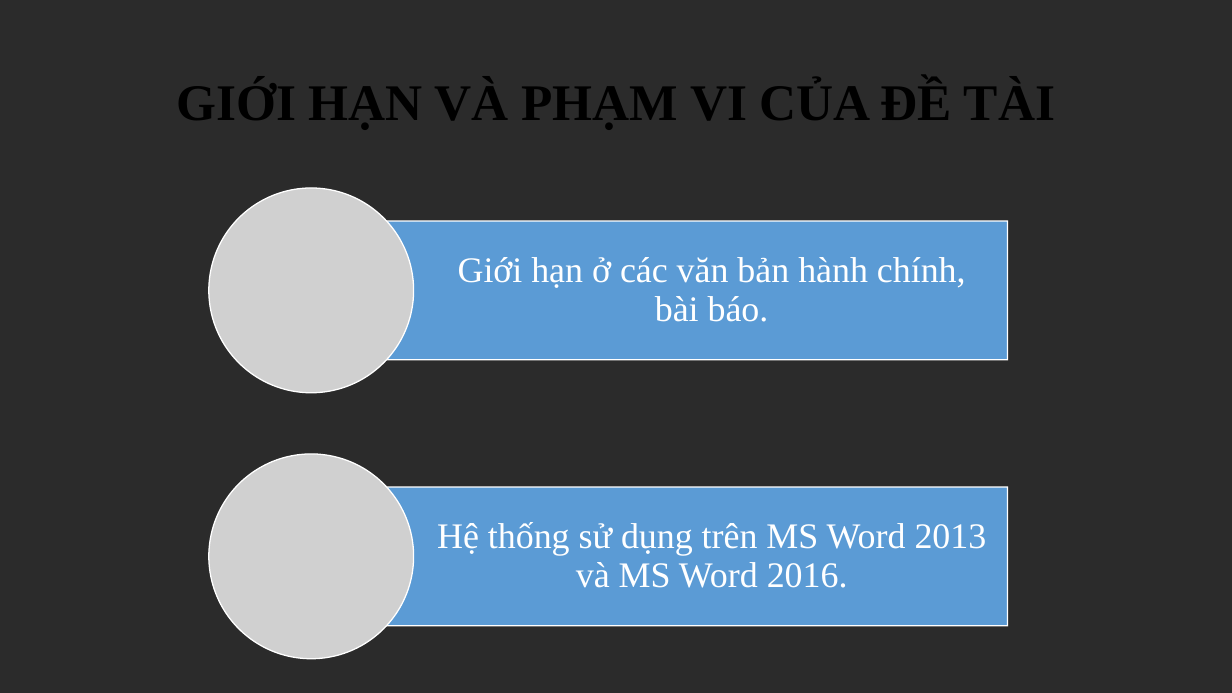
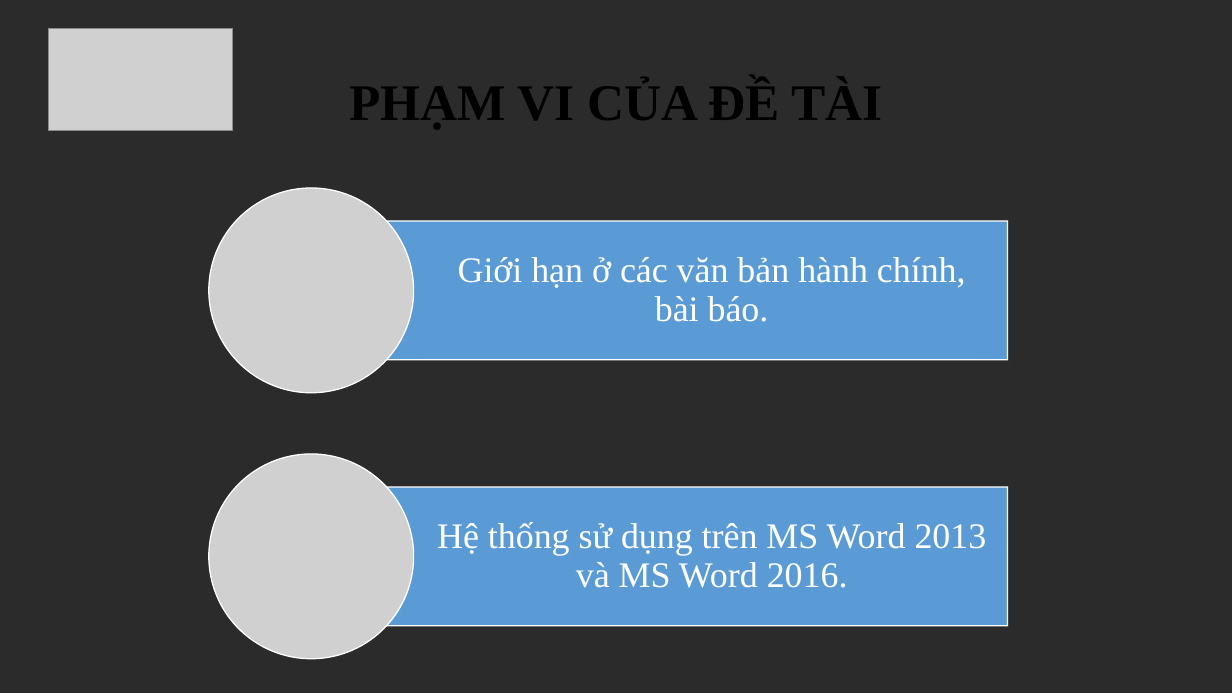
Before and after one commit to thanle95/Thesis_VietnameseCheckingSpelling, a slide deck: slide 6 of present.pptx. Drawn at 1232x693 pixels with LibreOffice and Linux fonts; fonts in the diff are those of the drawing; grey boxes stand for pictures; background and template pictures are left out; a plain dark background stands for a picture behind light text. Boxes give left, top, right and bottom in pixels: in the first picture for what was removed or moved away, otherwise in the second. Text is boxed around its words. In the diff, an @@ line names an element or a change of style, - is before the commit and + after.

```diff
--- a/present.pptx
+++ b/present.pptx
@@ picture added at bbox=[48, 29, 233, 130] @@
@@ title at bbox=[349, 80, 882, 130]: text changed @@
-GIỚI HẠN VÀ PHẠM VI CỦA ĐỀ TÀI
+PHẠM VI CỦA ĐỀ TÀI
```
Also in this commit, not shown: 39 other slides changed.
